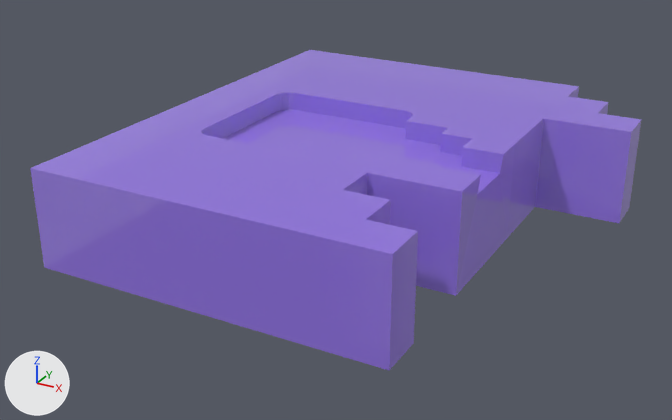
The FBX model Assets/Gustafs_Skit/Modells/Assets/KeyMold1.fbx, before and after one commit.
One viewpoint serves both versions: a camera (50 mm lens) standing at (0.01433, -0.00323, 0.00663) and looking at (0.01263, -0.00013, 0.00509). Every picture has the same lights, and +X, +Y and +Z are marked at lower left. The older version comes first. Where no turn or scale is listed for an object, it has been applied to the vertices.

The first picture shows 'KeyMold1'.
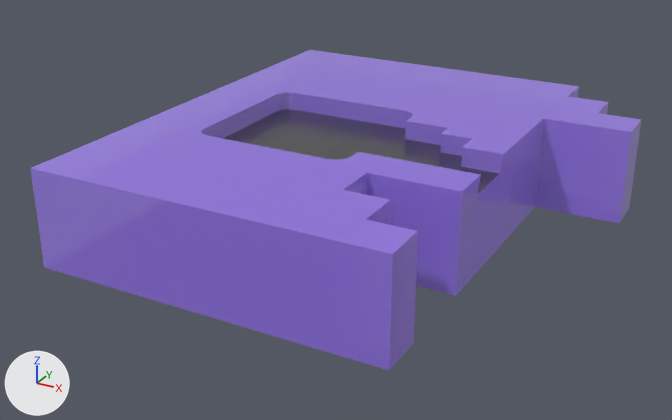
Commit message: Mold fix

The edits, one by one:
Material 'pasted__M_Metal' (mat_pasted__m_metal) is new.
Its base color is (0.196, 0.196, 0.196) (grey #7a7a7a).
Its metallic is 1.0.
Its roughness is 0.273.
me_mesh has 272 vertices, 240 faces and spans x -0.00091..0.00091, y -0.001..0.001, z -0.0002..0.0002.
me_mesh is used by ob_keymold1; location (0.01275, 0.0, 0.005217).
me_mesh part 1: all 3 faces centred in x 0.00017..0.00046, y -0.00016..-0.00004, z 0.00012 switch from mat_m_mold (purple #916fe7) to mat_pasted__m_metal (grey #7a7a7a).
me_mesh part 2: the 1 face centred in x -0.00028, y -0.00006, z 0.00012 switches from mat_m_mold (purple #916fe7) to mat_pasted__m_metal (grey #7a7a7a).

Boxes [x1, y1, x2, y2] around the edits, measured in the pictures (672 x 420 px):
part 1 of me_mesh, recoloured (darker): [381, 139, 499, 194] in both
part 2 of me_mesh, recoloured (darker): [223, 109, 406, 160] in both
